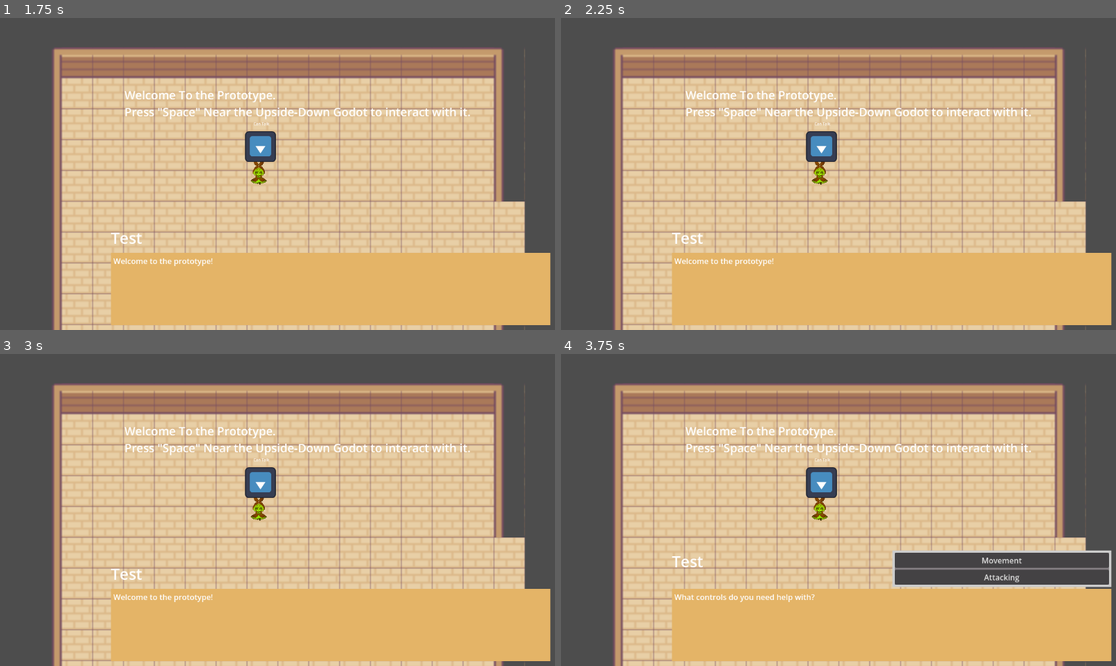
Above: before the commit, frames 1-4 (two rows, left to right).
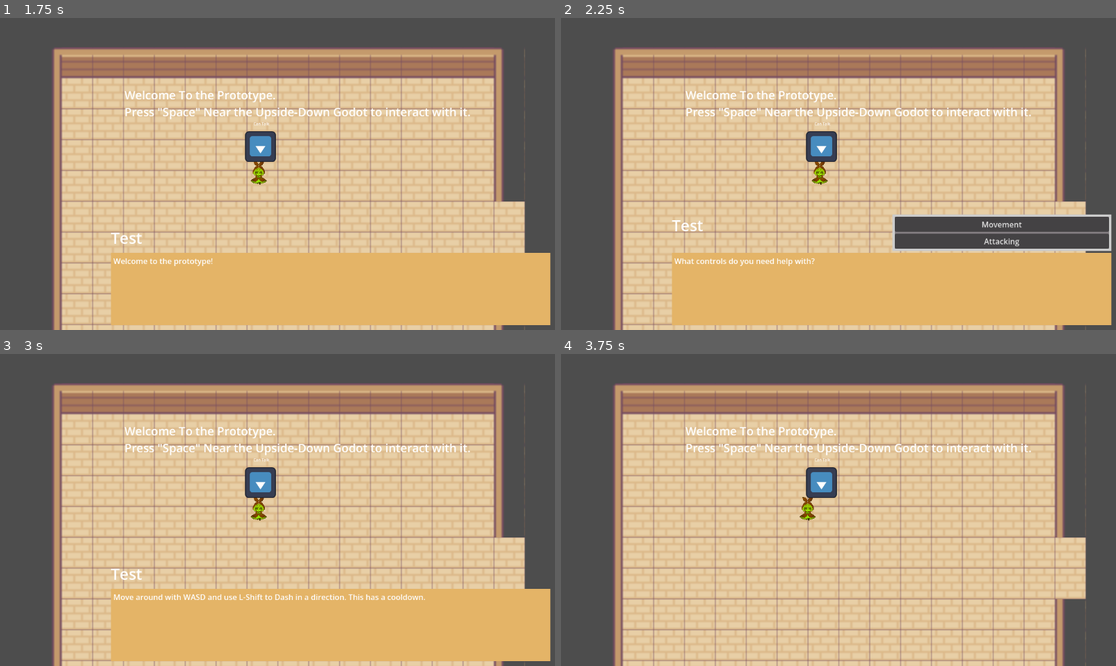
Above: after the commit, the same moments.

Repository: unimelb-game-makers/Lemon-Medley-2026-Stego-Team-3
Game: Godot game, scene res://levels/02_prototype_levels/05.tscn
Two runs of this game, one before a commit and one after it. Both use one fixed random seed, a clock stepped at 60 frames per second and the inputs below. The engine's default icon, where the game draws it, is replaced by a stand-in: a white triangle on a blue panel in a dark square.
Inputs (mouse positions are in pixels of both pictures, inside the frame that each line leads up to):
- Up to frame 1 (1.75 s): tap Space (Interact) at 0.5, 1.55 s; move the mouse to (249, 236) at 0.52 s; hold Space (Interact) 0.53-1.28 s; hold W (Up) from 0.53 s (still down); move the mouse to (444, 220) at 1.27 s; tap Shift (Dash) at 1.35 s
- Up to frame 2 (2.25 s): tap Space (Interact) at 2 s; move the mouse to (672, 127) at 2.02 s; release W (Up) at 2.03 s; hold A (Left) from 2.03 s (still down); hold Space (Interact) from 2.03 s (still down)
- Up to frame 3 (3 s): release A (Left) at 2.75 s; release Space (Interact) at 2.75 s; click (438, 559) at 2.75 s, where only the run after the commit has a clickable "Movement"
- Up to frame 4 (3.75 s): tap Space (Interact) at 3.5 s; move the mouse to (866, 510) at 3.52 s; hold A (Left) from 3.53 s (still down); tap Enter (Melee) at 3.6 s

Frame 1 is identical in both runs. In frame 2, 4.6% of the frame differs, in the area x 20-100%, y 62-80%; in frame 3, 0.5%; in frame 4, 23%, in the area x 19-100%, y 45-99%.

Commit message:
fixed talking state error

Diff:
--- a/characters/player/player.gd
+++ b/characters/player/player.gd
@@ -54,6 +54,4 @@
 		PlayerManager.shake_camera()
 		return
 
-	if event.is_action_pressed("Interact"):
-		PlayerManager.interact()
 	state_machine.input_handle_state(event)
Not shown: 1 places in characters/player/player_character.tscn that only renumber resources
